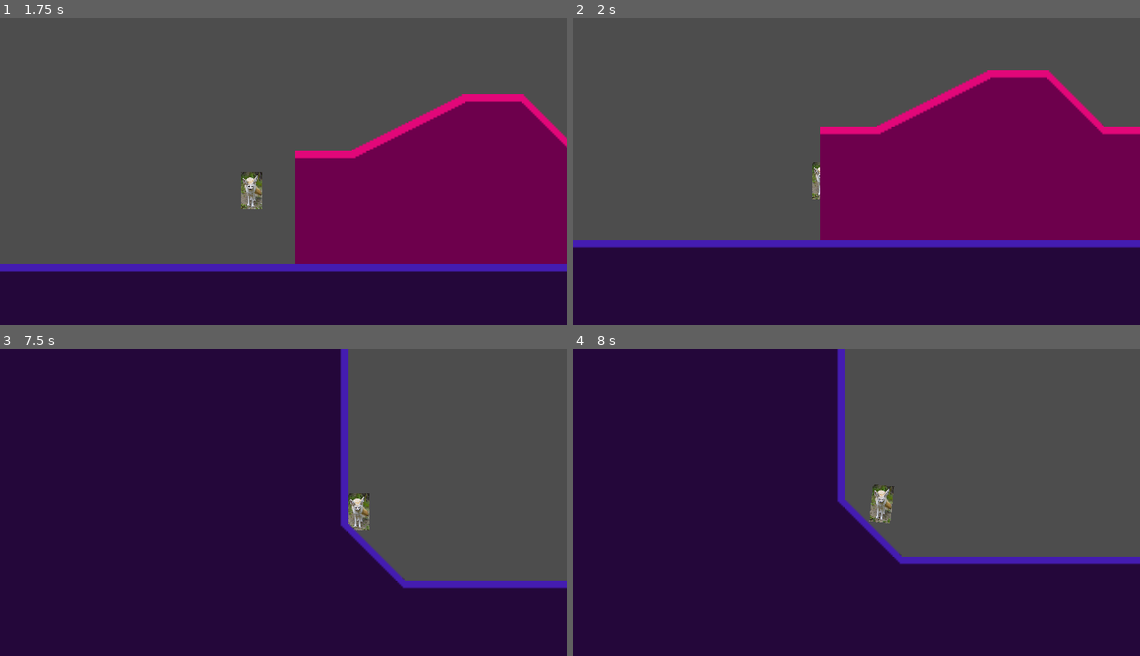
Above: before the commit, frames 1-4 (two rows, left to right).
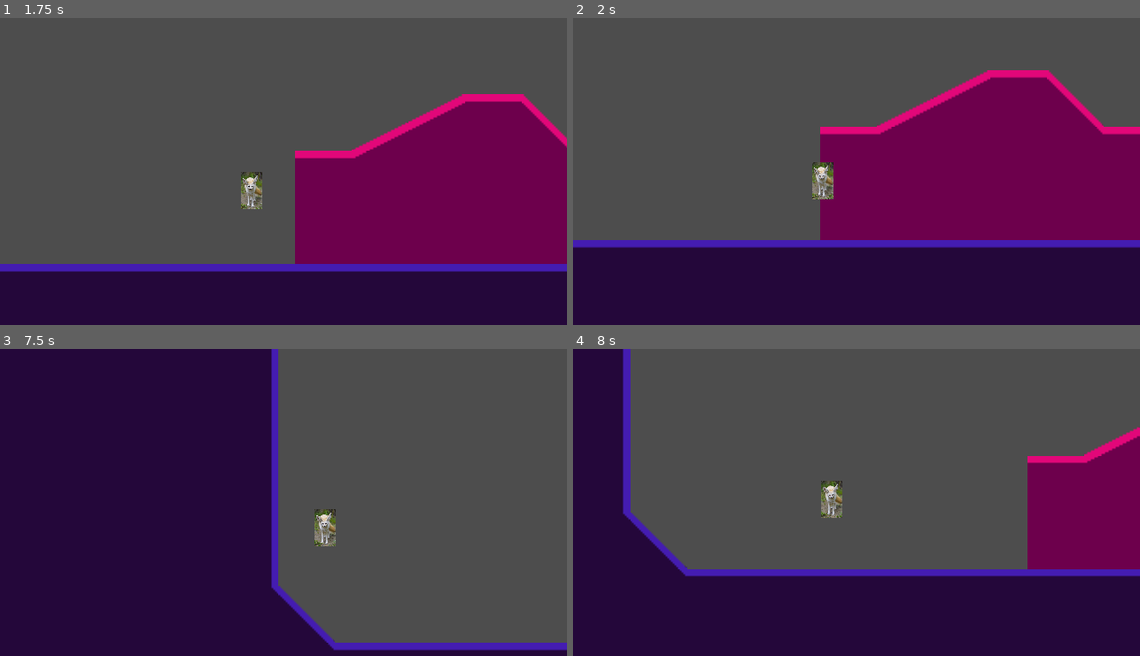
Above: after the commit, the same moments.

Repository: DraethPlace/FencWorks
Game: Godot game, scene res://Scenes/Base Level.tscn
Same seed, same stepped clock (60 frames per second), same inputs: the game is played once before the commit and once after it.
Inputs:
- Up to frame 1 (1.75 s): tap Enter (ui_accept) at 0.5 s; hold Z (jump) 0.53-1.28 s; hold Right (right) from 0.53 s (still down); tap Down (crouch) at 1.35 s; tap Z (jump) at 1.52, 1.55 s
- Up to frame 2 (2 s): keep holding Right (right); tap Z (jump) at 1.82 s
- Up to frame 3 (7.5 s): release Right (right) at 2.03 s; hold Left (left) 2.03-2.78 s; hold Shift (machdash) 2.03-2.78 s; tap Z (jump) at 2.3, 2.85, 3.02, 3.32, 3.77, 3.8, 4.07, 4.52, 4.55, 4.82, 6.02, 6.05, 6.32, 6.77, 6.8, 7.07, 7.35 s; hold Right (right) 2.78-4.28 s; hold Down (crouch) 3.53-4.28 s; hold Left (left) 4.28-5.03 s; tap Shift (machdash) at 4.35 s; hold Right (right) 5.03-5.78 s; hold Z (jump) 5.03-5.78 s; hold Left (left) 5.78-7.28 s; tap Down (crouch) at 5.85 s; hold Shift (machdash) 6.53-7.28 s; hold Right (right) from 7.28 s (still down)
- Up to frame 4 (8 s): keep holding Right (right); tap Z (jump) at 7.52, 7.82 s

Frame 1 is identical in both runs. In frame 2, 0.3% of the frame differs, in the area x 43-46%, y 46-60%; in frame 3, 22%; in frame 4, 40%, in the area x 8-100%, y 0-75%.

Commit message:
"I'm just going to upload these changes to Github"
Last words said moments before death

Diff:
--- a/Scenes/Base Level.tscn
+++ b/Scenes/Base Level.tscn
@@ -85,15 +85,12 @@
 [node name="Fenc 360" parent="." instance=ExtResource("1_cg4fk")]
 position = Vector2(340, 112)
 floor_stop_on_slope = true
-floor_block_on_wall = true
 floor_snap_length = 24.0
 platform_floor_layers = 4278190081
-platform_wall_layers = 1
-WallTouch = 0
 
 [node name="TileMap" type="TileMap" parent="."]
 position = Vector2(27, 2)
 scale = Vector2(2, 2)
 tile_set = SubResource("TileSet_5v2du")
 format = 2
-layer_0/tile_data = PackedInt32Array(262150, 0, 0, 262152, 0 …(11278 unchanged characters)… 327659, 327680, 1610612736, -131052, 0, 1610612736, -131051, 0, 0, -393196, 327680, 1610612736)
+layer_0/tile_data = PackedInt32Array(262150, 0, 0, 262152, 0 …(11278 unchanged characters)… 327659, 327680, 1610612736, -131052, 0, 0, -131051, 0, 0, -393196, 327680, 1610612736, -196587, 196608, 0)
--- a/Scenes/Player.tscn
+++ b/Scenes/Player.tscn
@@ -13,10 +13,11 @@
 height = 42.0
 
 [sub_resource type="RectangleShape2D" id="RectangleShape2D_rn333"]
-size = Vector2(34, 4)
+size = Vector2(36, 4)
 
 [node name="Fenc 360" type="CharacterBody2D"]
 process_mode = 3
+top_level = true
 position = Vector2(299, 89)
 disable_mode = 2
 collision_layer = 0
@@ -24,8 +25,8 @@
 floor_constant_speed = true
 floor_max_angle = 3.14159
 floor_snap_length = 18.0
-platform_floor_layers = 4278190082
-platform_wall_layers = 2
+platform_floor_layers = 4278190080
+platform_wall_layers = 1
 script = ExtResource("1_dvh5r")
 
 [node name="PlaceHolder Fennec" type="Sprite2D" parent="."]
@@ -50,6 +51,7 @@
 
 [node name="M1Step" type="AudioStreamPlayer" parent="."]
 stream = ExtResource("7_gc6ea")
+pitch_scale = 5.72
 
 [node name="Wall" type="Area2D" parent="."]
 disable_mode = 2
--- a/Scripts/Player/360 Movement.gd
+++ b/Scripts/Player/360 Movement.gd
@@ -41,7 +41,7 @@
 				velocity.y = 19000
 			if not rotation == 0:
 				rotation = lerp_angle(rotation, 0, 0.2)
-		elif WallTouch == 1:
+		elif WallTouch == 1 and not Input.is_action_pressed("jump"):
 			velocity.y = 250
 
 	if Input.is_action_pressed("crouch"):
@@ -125,27 +125,27 @@
 				MachTurn = 0
 
 	if is_on_floor() or WallTouch == 1:
-		if Input.is_action_just_pressed("jump") and is_on_floor():
+		if Input.is_action_just_pressed("jump") and (is_on_floor() or WallTouch == 1):
 			$Jump.play()
 			set_up_direction(Vector2.UP)
-			if not round(abs(rotation_degrees)) == 90:
+			if round(abs(rotation_degrees)) == 90:
 				Speed = cos(rotation)*Speed
 			elif WallTouch == 1:
-				position.x += ((int(LR == "L")*2)-1)*25
+				Midair = 10
+				print(WallTouch)
+				Speed = ((int(LR == "L")*2)-1)*350
 				velocity.y = -JumpVel
-				print(velocity.y)
-				Speed = ((int(LR == "L")*2)-1)*350
 			else:
-				velocity.y= -JumpVel * sin(rotation)*Speed
+				velocity.y= sin(rotation)*Speed
 				Speed = cos(rotation)*Speed
 			Jump = 1
 			Midair = 10
 			Speed -= -JumpVel * sin(rotation)
-			print(round(rotation_degrees))
-			if not round(abs(rotation_degrees)) == 90:
-				velocity.y += -JumpVel * cos(rotation) * int(WallTouch==0)
-			else:
-				velocity.y = -JumpVel*0.8
+			if WallTouch == 0:
+				if not round(abs(rotation_degrees)) == 90:
+					velocity.y += -JumpVel * cos(rotation)
+				else:
+					velocity.y = -JumpVel*0.8
 			rotation=0
 	if Input.is_action_just_released("jump") and velocity.y < -200:
 		velocity.y = -200
@@ -236,7 +236,8 @@
 	return (x *1000)/1
 
 func _is_wall_touch(body):
-	if body.name == "TileMap" and not Input.is_action_pressed("jump"):
+	print(body.name)
+	if body.name == "TileMap":
 		WallTouch = 1
 	else:
 		WallTouch = 0
